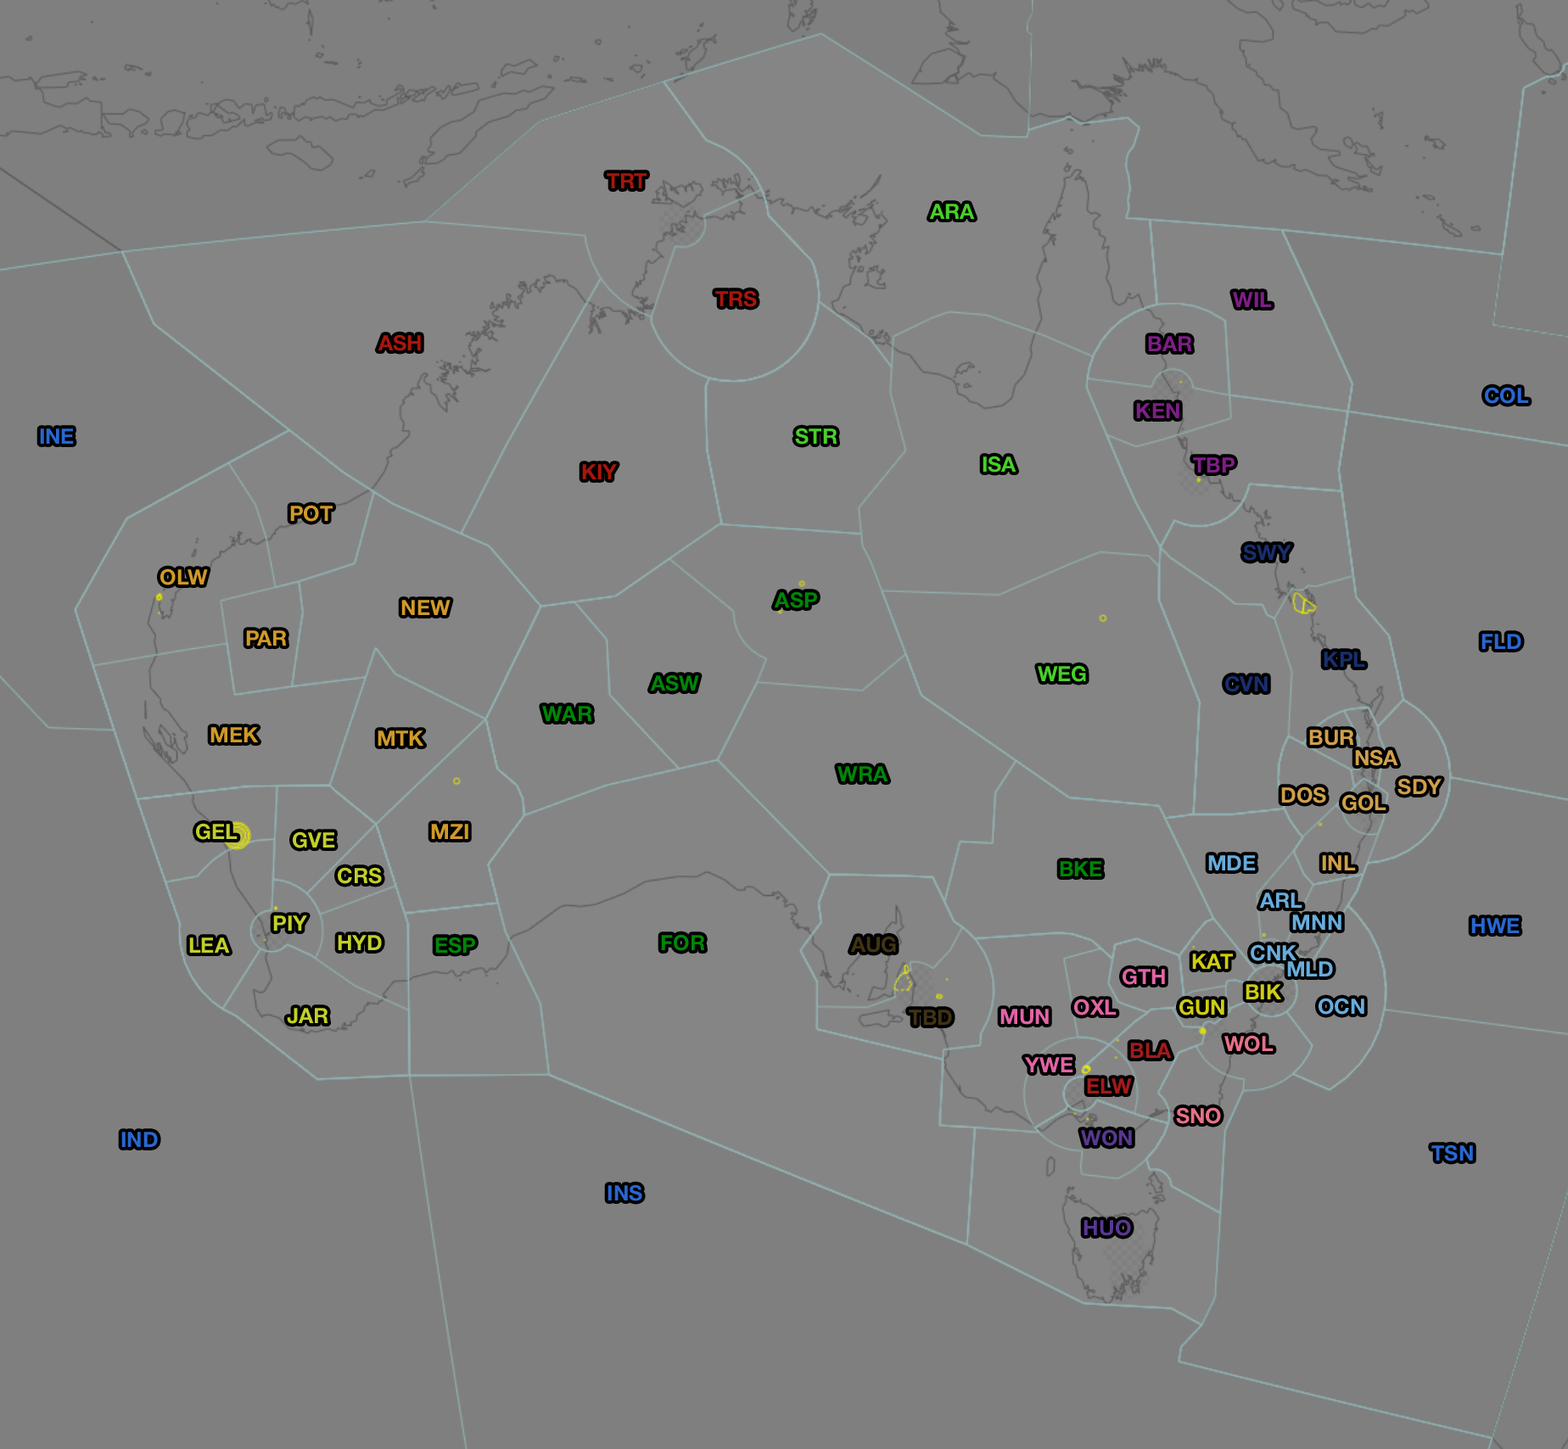
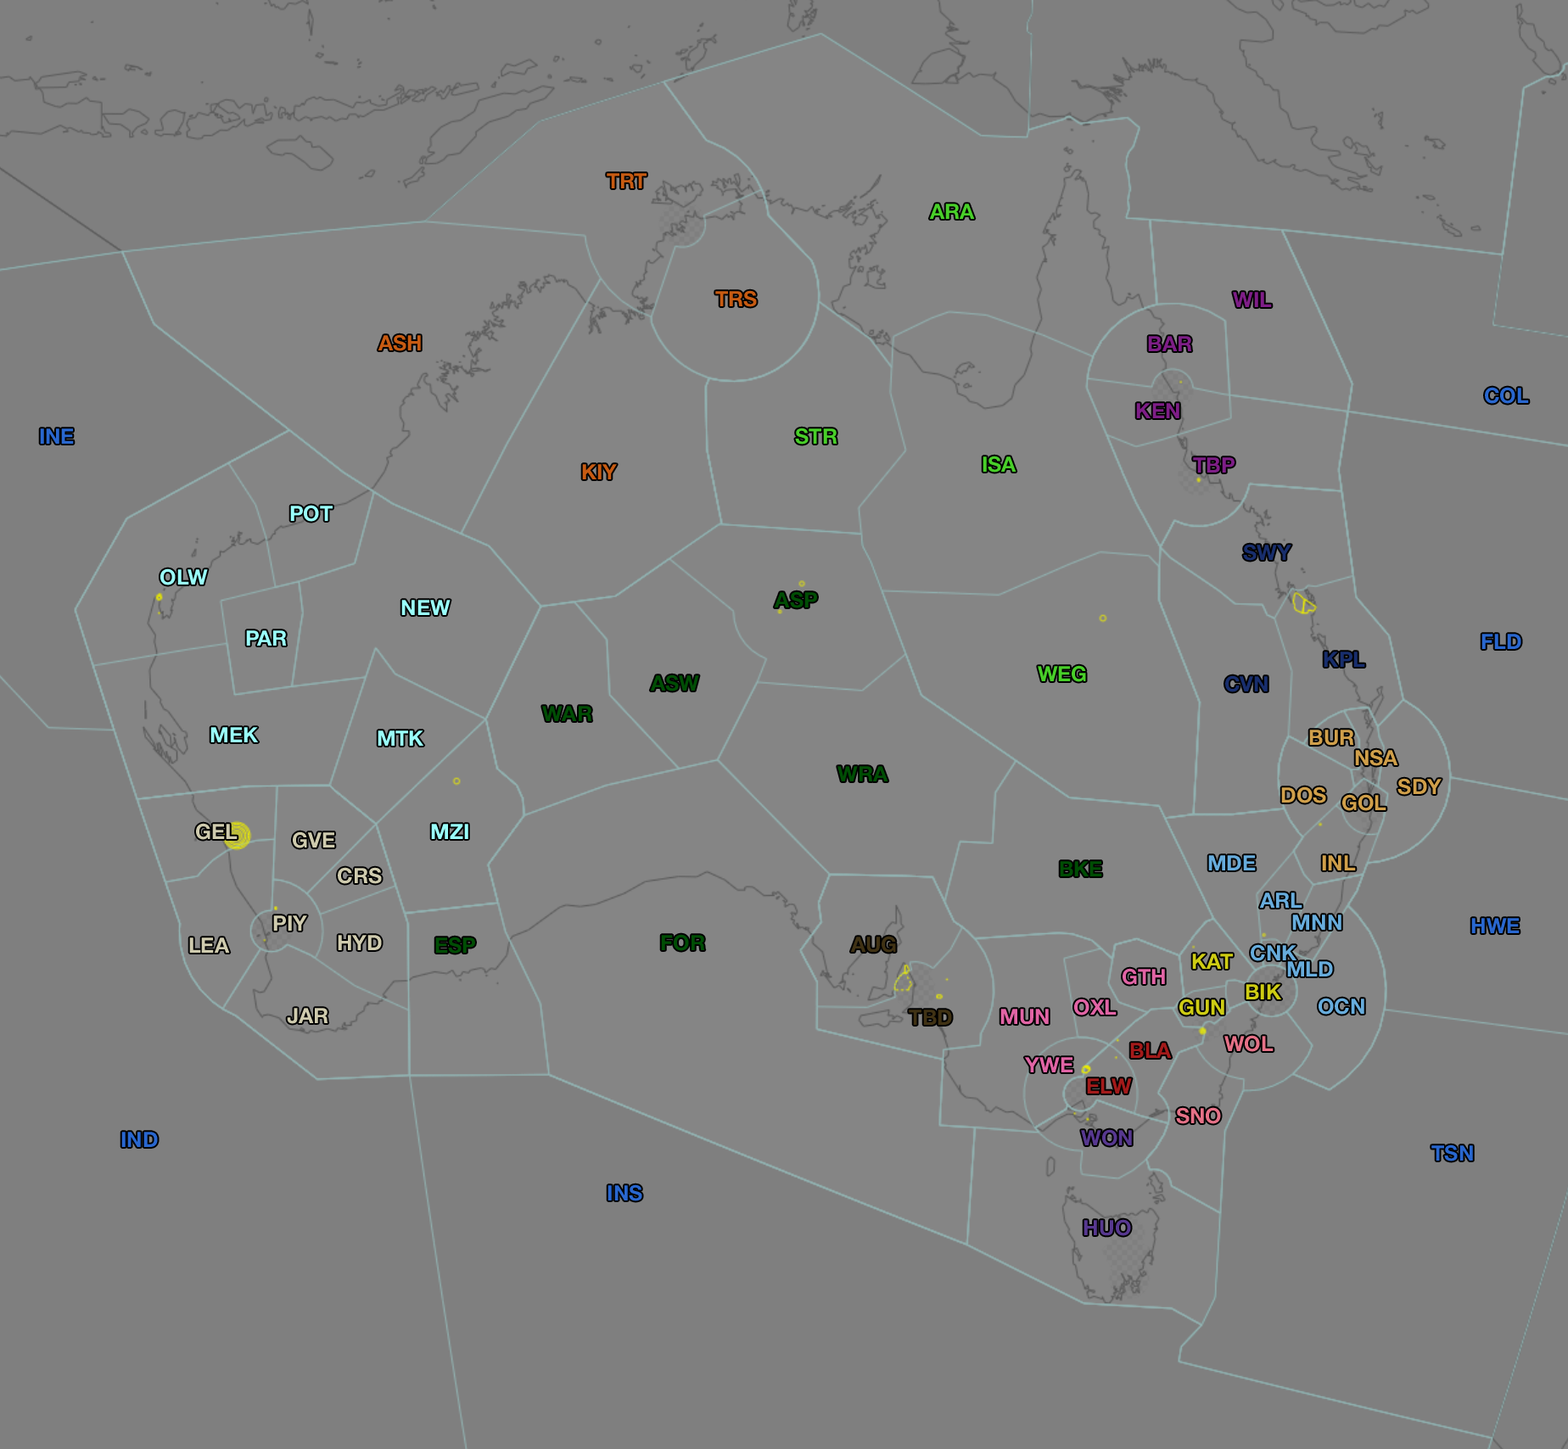
Before/after of a 1568px x 1449px layered artwork. What changed in the layer stack:
painted on "KIY" over <box>582,464,617,480</box>
painted on "TRS" over <box>715,290,757,308</box>
painted on "ASH" over <box>377,334,421,352</box>
painted on "TRT" (2nd of 2, in "Subsectors" › "TRT") over <box>606,173,647,189</box>
painted on "POT" over <box>290,504,333,522</box>
painted on "PAR" over <box>246,630,287,646</box>
painted on "NEW" over <box>401,599,451,616</box>
painted on "MZI" over <box>431,823,469,840</box>
painted on "MTK" over <box>377,730,425,746</box>
painted on "MEK" over <box>210,727,259,743</box>
painted on "OLW" (2nd of 2, in "Subsectors" › "OLW") over <box>160,568,208,586</box>
painted on "JAR" over <box>286,1008,329,1025</box>
painted on "LEA" over <box>189,937,230,953</box>
painted on "GEL" over <box>196,823,238,840</box>
painted on "GVE" over <box>292,831,336,849</box>
painted on "CRS" over <box>337,867,382,885</box>
painted on "HYD" (2nd of 2, in "Subsectors" › "HYD") over <box>337,935,382,951</box>
painted on "ESP" over <box>435,936,476,954</box>
painted on "FOR" over <box>660,934,706,952</box>
painted on "WAR" over <box>542,705,593,722</box>
painted on "BKE" over <box>1059,861,1103,877</box>
painted on "WRA" over <box>837,766,889,782</box>
painted on "ASW" over <box>649,674,700,692</box>
painted on "ASP" (2nd of 2, in "Subsectors" › "ASP") over <box>773,591,818,609</box>
…and 1 more changes (1 painted)